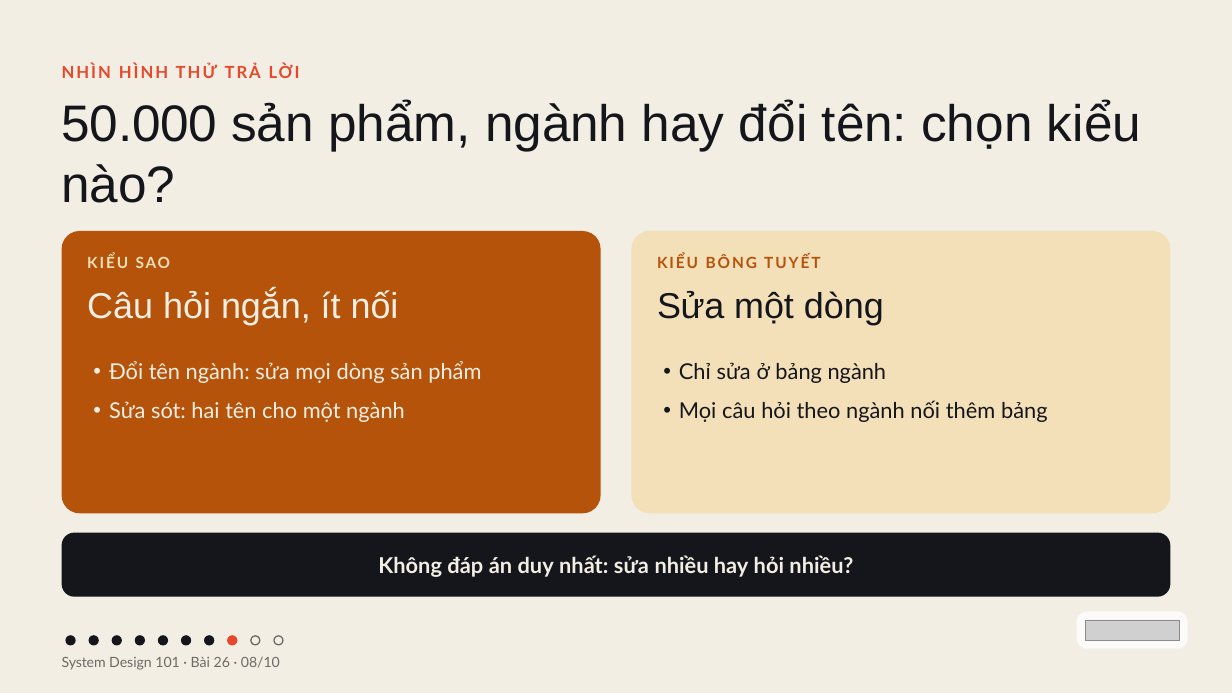
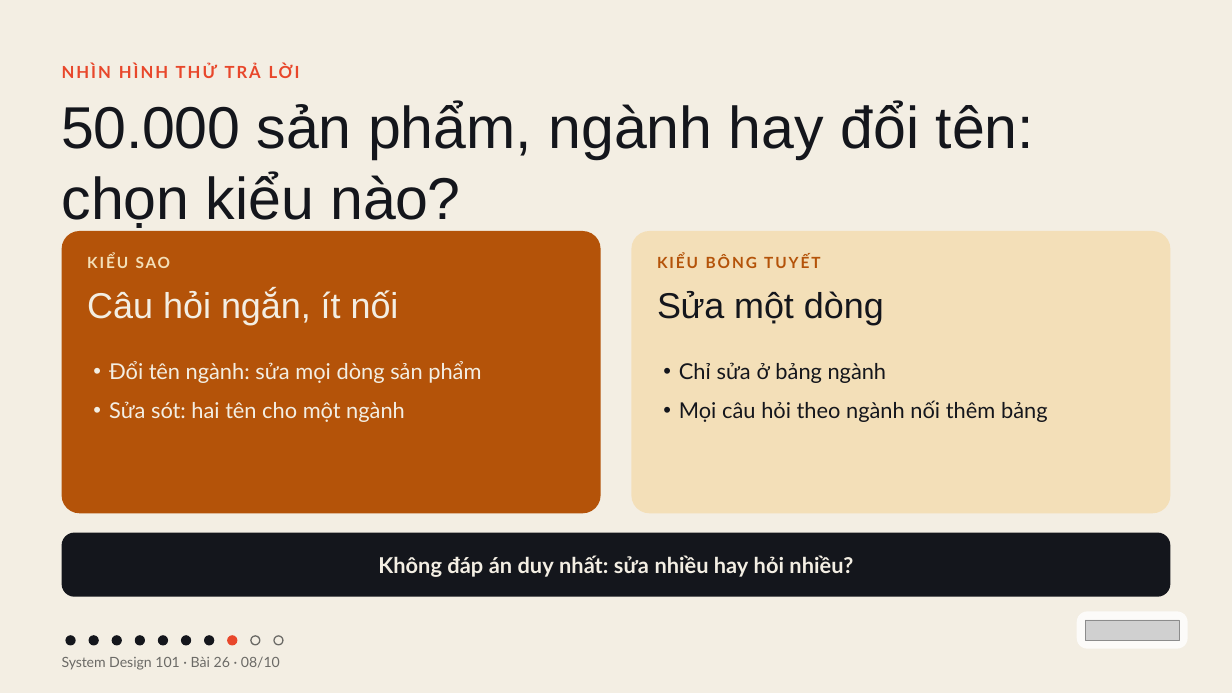
Before and after one commit to vohoailinh90/tool-marketing-studio, a slide deck: slide 8 of system-design-101/vi/lessons/sd-04-026/slides/sd-04-026.pptx. Drawn at 1232x693 pixels with LibreOffice and Linux fonts; fonts in the diff are those of the drawing; grey boxes stand for pictures. Boxes give left, top, right and bottom in pixels: in the first picture for what was removed or moved away, otherwise in the second. Text is boxed around its words. In the diff, an @@ line names an element or a change of style, - is before the commit and + after.

```diff
--- a/system-design-101/vi/lessons/sd-04-026/slides/sd-04-026.pptx
+++ b/system-design-101/vi/lessons/sd-04-026/slides/sd-04-026.pptx
@@ text "50.000 sản phẩm, ngành hay ..." at bbox=[62, 101, 1034, 228]: size 60 to 69 pt; letter spacing -0.4 to -0.5 pt in "50.000"; letter spacing -0.2 to -0.1 pt in "tên:"; letter spacing -0.3 to -0.4 pt in "nào?" @@
```
Also in this commit, not shown: 2 other slides changed, 4 other files.
